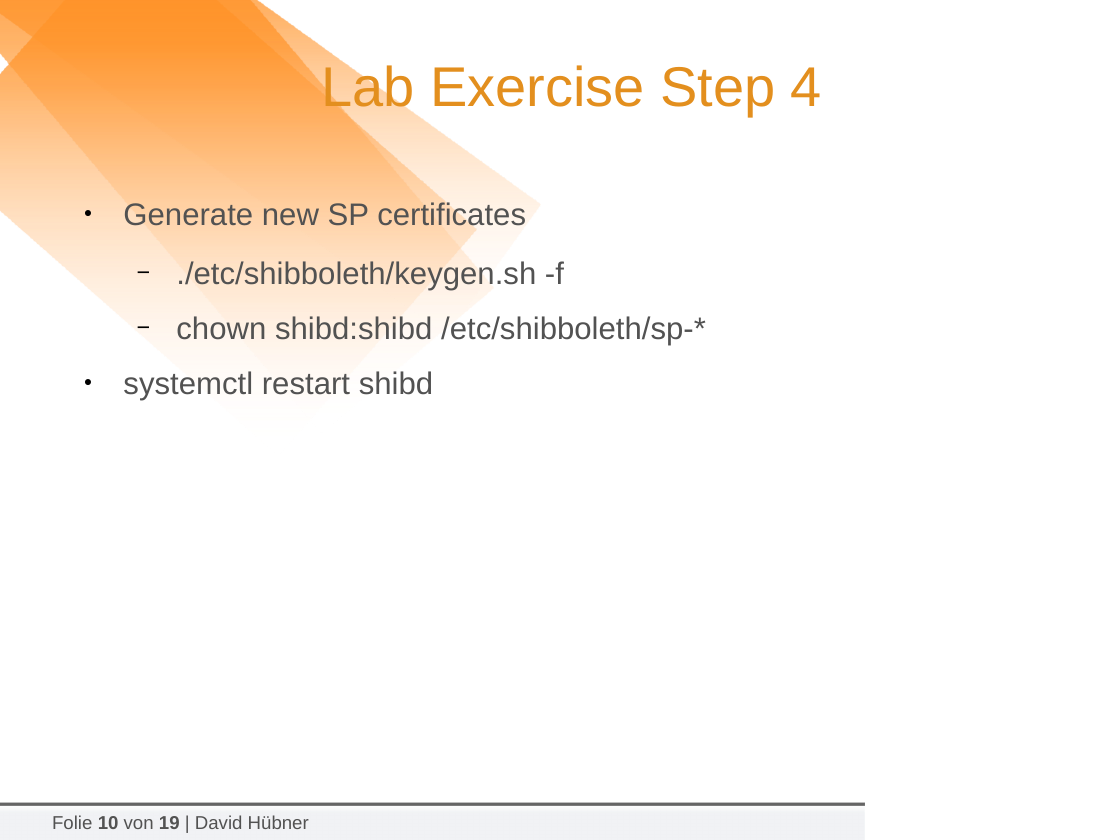
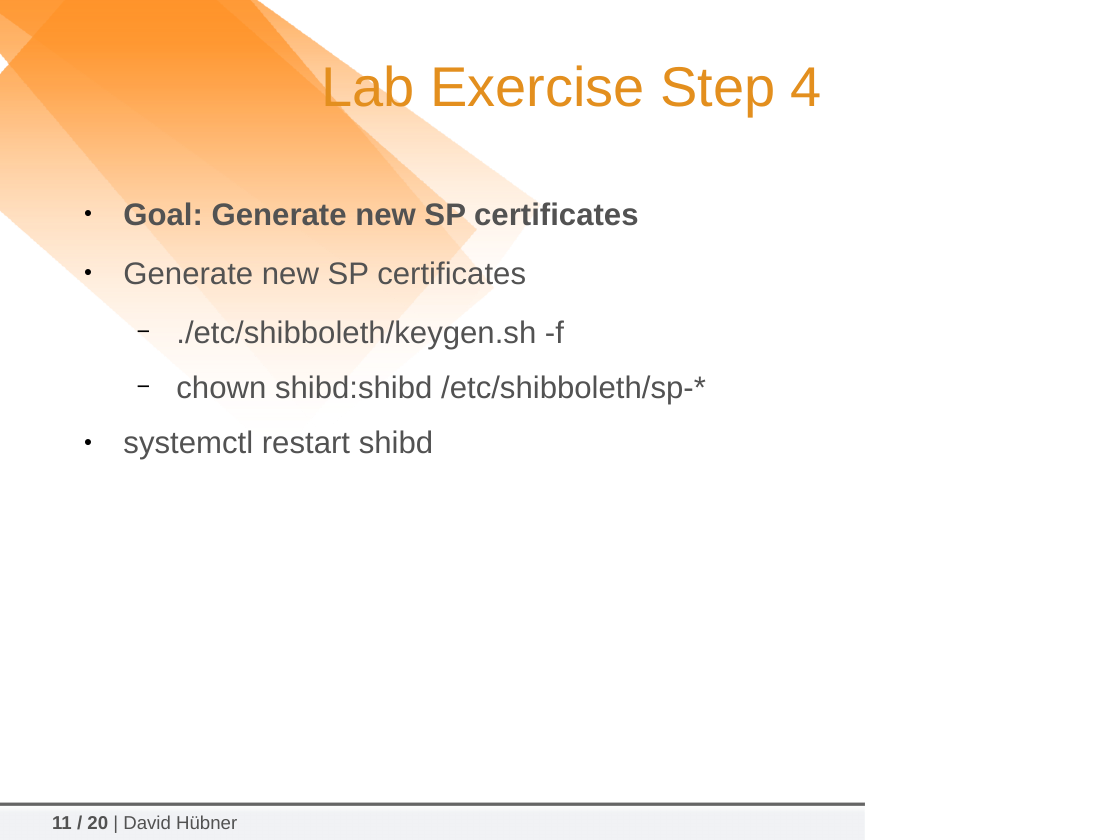
Before and after one commit to tiime2018/lab1, a slide deck: slide 11 of slides/2018-02-06_TIIME-Shibboleth-07-Hands-On.odp (slide 10 before the commit). Drawn at 1120x840 pixels with LibreOffice and Linux fonts; fonts in the diff are those of the drawing; background and template pictures are left out. Boxes give left, top, right and bottom in pixels: in the first picture for what was removed or moved away, otherwise in the second. Text is boxed around its words. In the diff, an @@ line names an element or a change of style, - is before the commit and + after.

```diff
--- a/slides/2018-02-06_TIIME-Shibboleth-07-Hands-On.odp
+++ b/slides/2018-02-06_TIIME-Shibboleth-07-Hands-On.odp
@@ text at [123,200,638,230]: paragraph added @@
+● Goal: Generate new SP certificates
@@ text at [52,815,237,829]: text changed @@
-Folie 10 von 19 | David Hübner
+11 / 20 | David Hübner
```
Also in this commit, not shown: 15 other slides changed, 1 slide added, 1 other file.
